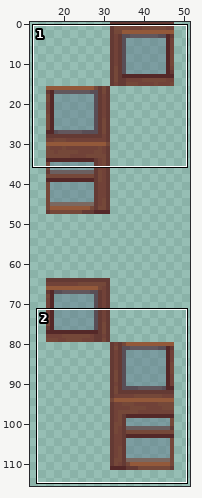
Edited in one commit: sprite sheet (Resources/Textures/_CP14/Structures/Windows/wooden_window.rsi/wood_window2.png). Above, an overview of the earlier version with the close-up marked.
Close-up. The starting point:
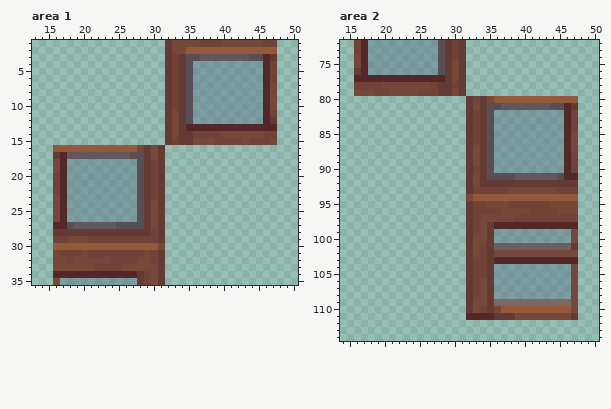
The file is 64x128 pixels. Shown: area 1: x 13..50, y 1..35; area 2: x 14..50, y 72..114. The wide view leaves out empty margins. The commit also changed other parts of the picture, which this record leaves out.
Once edited:
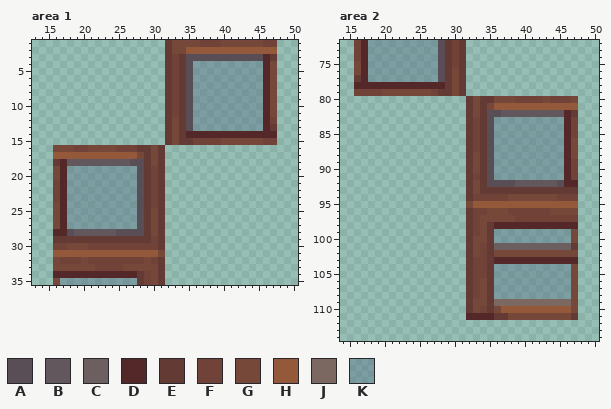
Palette (. is transparent): A #594e56  B #62575d  C #6b5f5f  D #542828  E #643a34  F #714238  G #754839  H #93593a  J #7b6860  K #5f798b79
Diff:
{"where": "area 1"}
{"y":3,"x":37,"old":"BBBBBBB","new":"AAAAAAA"}
{"y":4,"x":47,"old":"F","new":"G"}
{"y":5,"x":47,"old":"F","new":"G"}
{"y":6,"x":47,"old":"F","new":"G"}
{"y":11,"x":33,"old":"G","new":"F"}
{"y":11,"x":47,"old":"F","new":"G"}
{"y":12,"x":47,"old":"E","new":"F"}
{"y":13,"x":35,"old":"DDDDDDDDDDD","new":"AKKKKKKKKKK"}
{"y":13,"x":47,"old":"D","new":"E"}
{"y":14,"x":35,"old":"EFFFFGGGGGGFF","new":"DDDDDDDDDDDDD"}
{"y":15,"x":33,"old":"F","new":"G"}
{"y":15,"x":36,"old":"GGG","new":"FFF"}
{"y":15,"x":40,"old":"FFF","new":"GGG"}
{"y":15,"x":44,"old":"FF","new":"GG"}
{"y":15,"x":47,"old":"G","new":"F"}
{"y":16,"x":16,"old":"HHHHHHHHHHHHG","new":"GGGFFGGGGFFFE"}
{"y":17,"x":16,"old":"EDBBBBBBBBBAA","new":"HHHHHHHHHHHHG"}
{"y":18,"x":16,"old":"G","new":"E"}
{"y":18,"x":18,"old":"KKKKKKKKKK","new":"BBBBBBBBBA"}
{"y":18,"x":30,"old":"F","new":"G"}
{"y":20,"x":16,"old":"F","new":"G"}
{"y":23,"x":16,"old":"G","new":"F"}
{"y":24,"x":30,"old":"G","new":"F"}
{"y":27,"x":16,"old":"D","new":"G"}
{"y":27,"x":18,"old":"ABBBBBBAAA","new":"KKKKKKKKKK"}
{"y":28,"x":16,"old":"EEEEEEEEEEEEE","new":"DDABBBBBBAAAA"}
{"y":28,"x":30,"old":"F","new":"G"}
{"y":29,"x":16,"old":"FFGGGFFFFFFFFF","new":"EEEEEEEEEEEEEE"}
{"y":30,"x":16,"old":"HHHHHHHHHHHHHHHG","new":"FFGGGFFFFFFFFFFE"}
{"y":31,"x":16,"old":"GFFFGFFFFFFFFGFE","new":"HHHHHHHHHHHHHHHG"}
{"y":32,"x":17,"old":"G","new":"F"}
{"y":32,"x":19,"old":"G","new":"F"}
{"y":32,"x":21,"old":"GGG","new":"FFF"}
{"y":32,"x":28,"old":"G","new":"F"}
{"where": "area 2"}
{"y":74,"x":16,"old":"G","new":"F"}
{"y":75,"x":30,"old":"G","new":"F"}
{"y":76,"x":16,"old":"E","new":"G"}
{"y":77,"x":16,"old":"D","new":"E"}
{"y":77,"x":18,"old":"DDDDDDDDDDD","new":"KKKKKKKKKKA"}
{"y":78,"x":16,"old":"FFFFGGGGGGGFE","new":"DDDDDDDDDDDDD"}
{"y":78,"x":30,"old":"F","new":"G"}
{"y":79,"x":16,"old":"GGG","new":"FFF"}
{"y":79,"x":20,"old":"F","new":"G"}
{"y":79,"x":25,"old":"FF","new":"GG"}
{"y":80,"x":33,"old":"F","new":"G"}
{"y":80,"x":35,"old":"GHHHHHHHHHHHH","new":"EGGGFFFFGFFFG"}
{"y":81,"x":35,"old":"AABBBBBBBAADE","new":"GHHHHHHHHHHHH"}
{"y":82,"x":33,"old":"F","new":"G"}
{"y":82,"x":36,"old":"KKKKKKKKKK","new":"ABBBBBBBBB"}
{"y":82,"x":47,"old":"F","new":"E"}
{"y":85,"x":47,"old":"G","new":"F"}
{"y":87,"x":33,"old":"G","new":"F"}
{"y":88,"x":47,"old":"F","new":"G"}
{"y":90,"x":33,"old":"F","new":"G"}
{"y":91,"x":33,"old":"G","new":"F"}
{"y":91,"x":36,"old":"AAABBBBBBA","new":"KKKKKKKKKK"}
{"y":91,"x":47,"old":"D","new":"F"}
{"y":92,"x":35,"old":"EEEEEEEEEEEEE","new":"AAAABBBBBBADD"}
{"y":93,"x":33,"old":"FFFFFGGGGGGGFFF","new":"GEEEEEEEEEEEEEE"}
{"y":94,"x":32,"old":"GHHHHHHHHHHHHHHH","new":"EFFFFFGGGGGGGFFF"}
{"y":95,"x":32,"old":"EFFGGGFFFFFFGGGG","new":"GHHHHHHHHHHHHHHH"}
{"y":96,"x":35,"old":"FF","new":"GG"}
{"y":96,"x":38,"old":"GGG","new":"FFF"}
{"y":96,"x":44,"old":"F","new":"G"}
{"y":111,"x":38,"old":"E","new":"G"}
{"label":"changed","picture_box":[200,54,277,82]}
{"label":"changed","picture_box":[53,110,277,264]}
{"label":"changed","picture_box":[354,54,578,215]}
{"label":"changed","picture_box":[508,313,515,320]}
